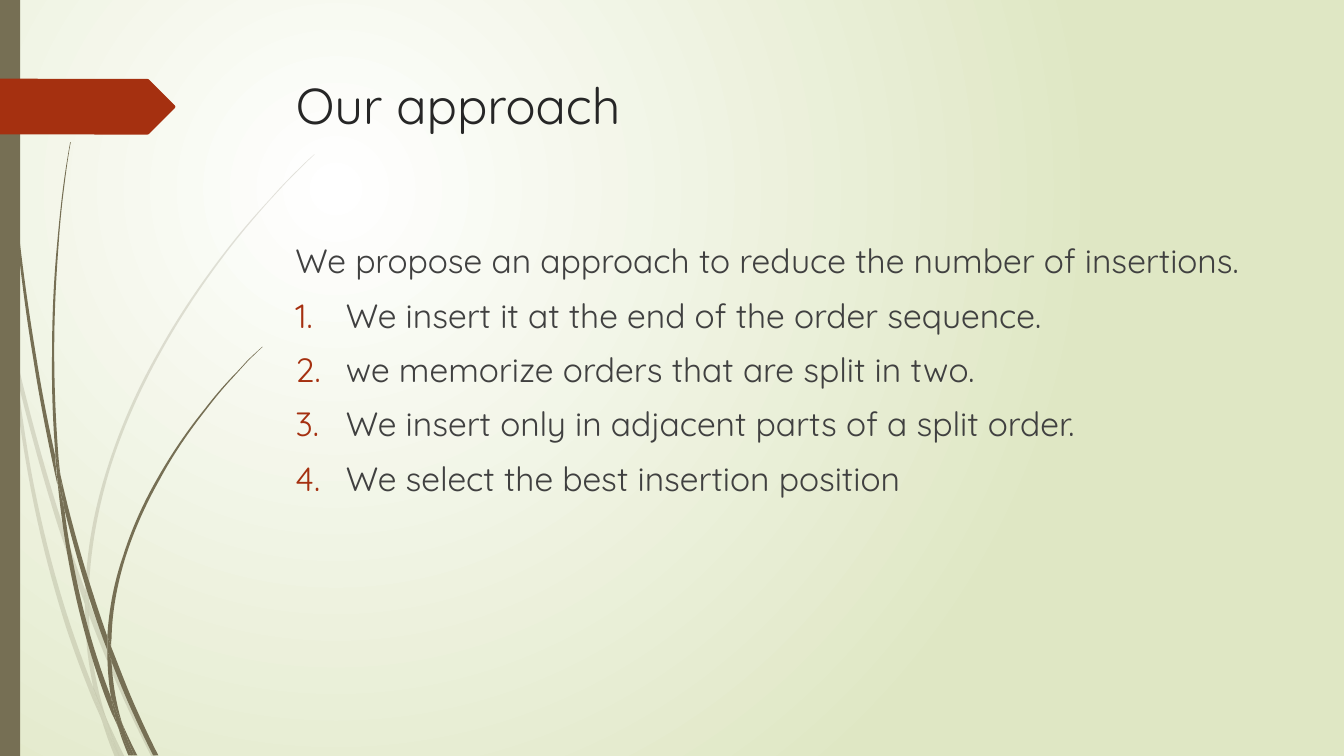
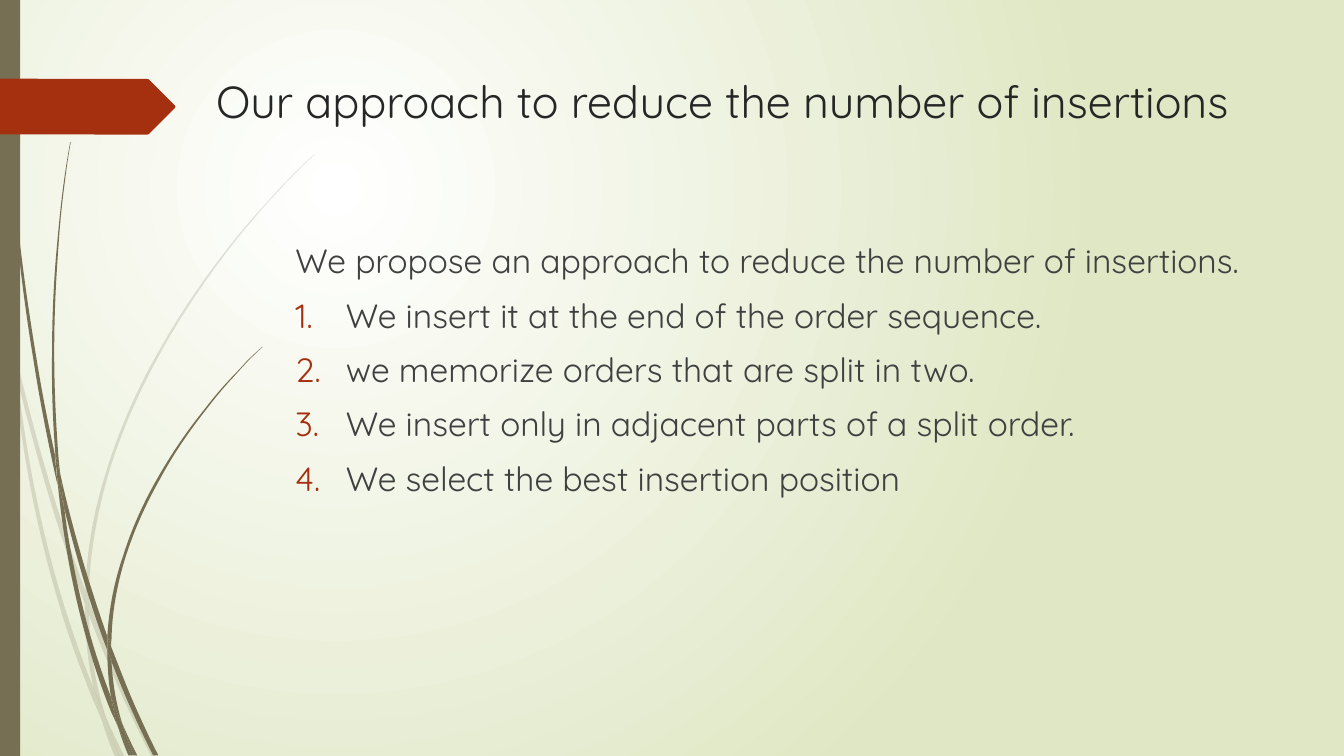
Before and after one commit to r-kurosu/kline_new, a slide deck: slide 39 of 竹田_修論発表.pptx. Drawn at 1344x756 pixels with LibreOffice and Linux fonts; fonts in the diff are those of the drawing. Boxes give left, top, right and bottom in pixels: in the first picture for what was removed or moved away, otherwise in the second. Text is boxed around its words. In the diff, an @@ line names an element or a change of style, - is before the commit and + after.

```diff
--- a/竹田_修論発表.pptx
+++ b/竹田_修論発表.pptx
@@ title at [216, 85, 1228, 127]: text changed; size 36 to 32 pt @@
-Our approach
+Our approach to reduce the number of insertions
```
Also in this commit, not shown: 5 other slides changed, 1 slide added.
